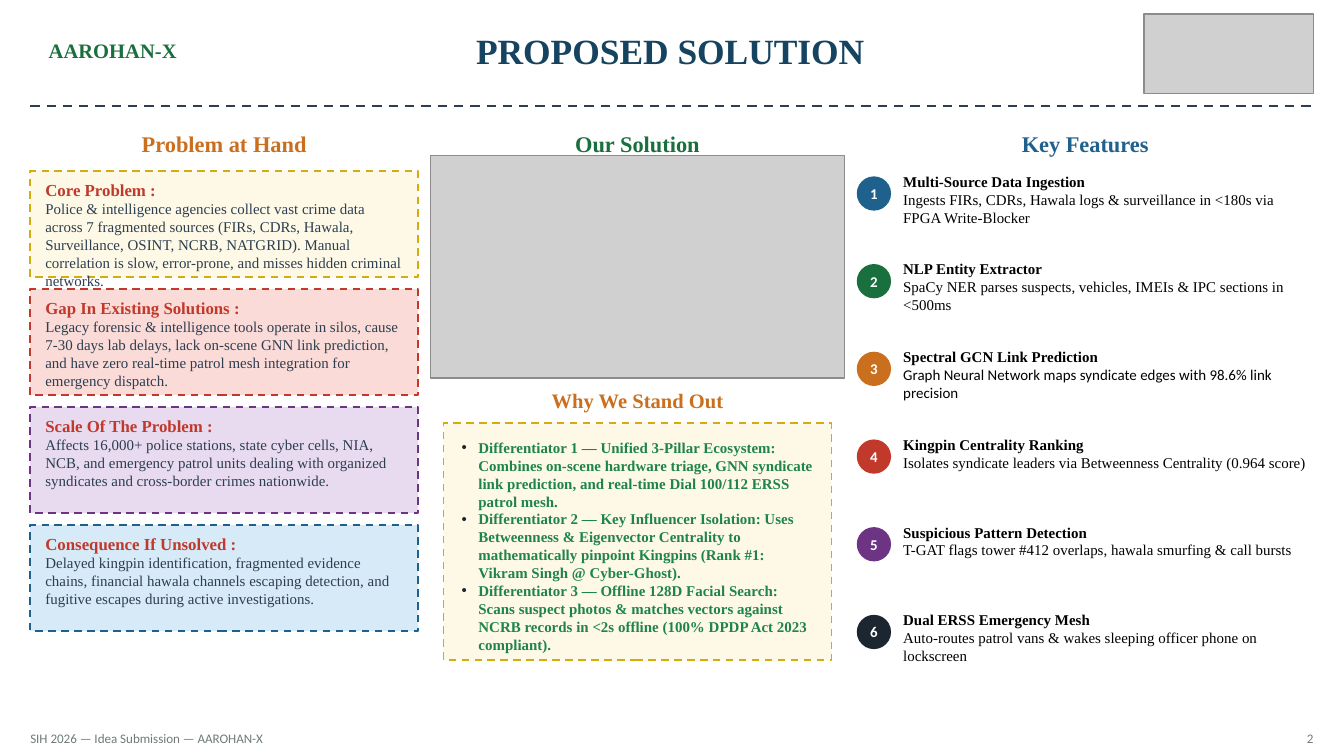
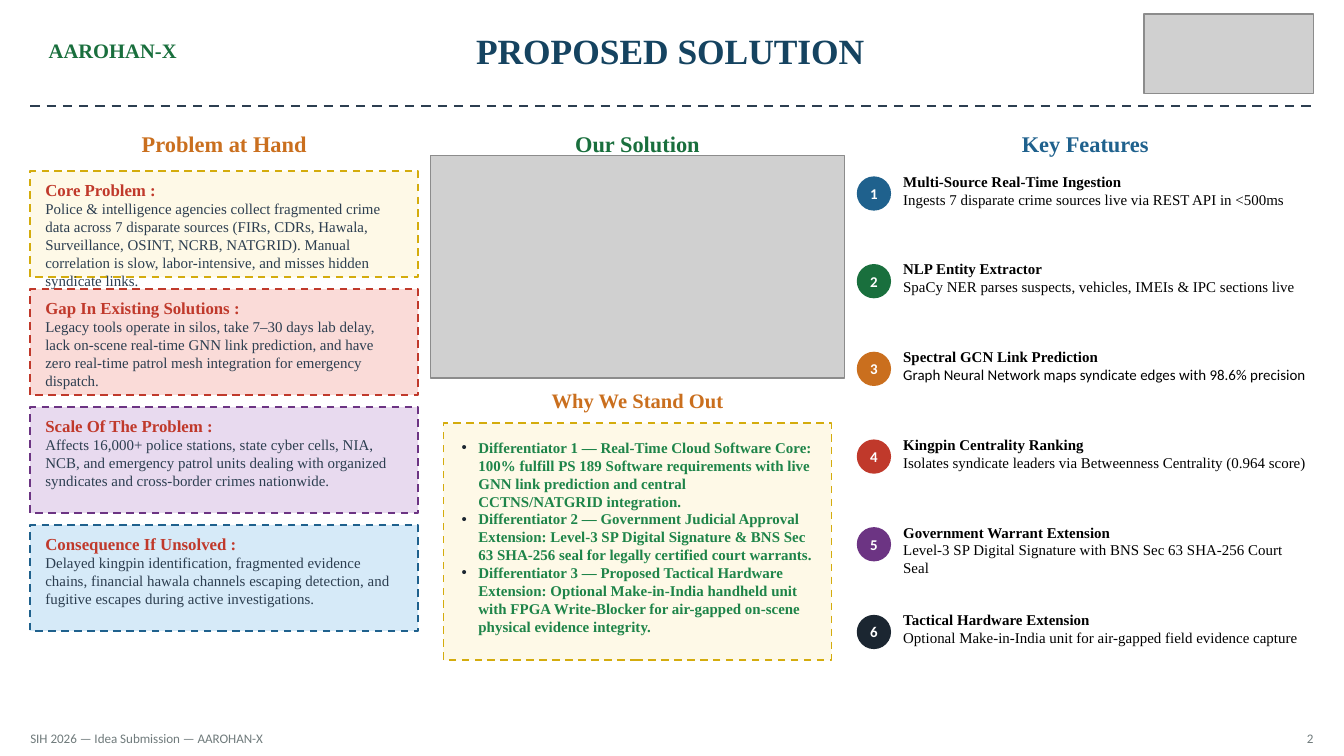
Before and after one commit to muhammedmaahir68-droid/cyber-kit, a slide deck: slide 2 of presentation/SIH_Ideate_Template_AAROHAN-X.pptx. Drawn at 1344x756 pixels with LibreOffice and Linux fonts; fonts in the diff are those of the drawing; grey boxes stand for pictures. Boxes give left, top, right and bottom in pixels: in the first picture for what was removed or moved away, otherwise in the second. Text is boxed around its words. In the diff, an @@ line names an element or a change of style, - is before the commit and + after.

Commit message:
Deploy real-time server architecture, live data ingestion, government warrant approval workflow, and tactical hardware extension

```diff
--- a/presentation/SIH_Ideate_Template_AAROHAN-X.pptx
+++ b/presentation/SIH_Ideate_Template_AAROHAN-X.pptx
@@ text at [903, 176, 1283, 209]: text changed @@
-Multi-Source Data Ingestion
-Ingests FIRs, CDRs, Hawala logs & surveillance in <180s via FPGA Write-Blocker
+Multi-Source Real-Time Ingestion
+Ingests 7 disparate crime sources live via REST API in <500ms
@@ text at [45, 203, 380, 270]: text changed @@
-Police & intelligence agencies collect vast crime data across 7 fragmented sources (FIRs, CDRs, Hawala, Surveillance, OSINT, NCRB, NATGRID). Manual correlation is slow, error-prone, and misses hidden criminal networks.
+Police & intelligence agencies collect fragmented crime data across 7 disparate sources (FIRs, CDRs, Hawala, Surveillance, OSINT, NCRB, NATGRID). Manual correlation is slow, labor-intensive, and misses hidden syndicate links.
@@ text at [903, 281, 1294, 296]: text changed @@
-SpaCy NER parses suspects, vehicles, IMEIs & IPC sections in <500ms
+SpaCy NER parses suspects, vehicles, IMEIs & IPC sections live
@@ text at [45, 321, 375, 389]: text changed @@
-Legacy forensic & intelligence tools operate in silos, cause 7-30 days lab delays, lack on-scene GNN link prediction, and have zero real-time patrol mesh integration for emergency dispatch.
+Legacy tools operate in silos, take 7–30 days lab delay, lack on-scene real-time GNN link prediction, and have zero real-time patrol mesh integration for emergency dispatch.
@@ text at [903, 369, 1305, 383]: text changed @@
-Graph Neural Network maps syndicate edges with 98.6% link precision
+Graph Neural Network maps syndicate edges with 98.6% precision
@@ text at [478, 442, 812, 636]: text changed @@
-• Differentiator 1 — Unified 3-Pillar Ecosystem: Combines on-scene hardware triage, GNN syndicate link prediction, and real-time Dial 100/112 ERSS patrol mesh.
-• Differentiator 2 — Key Influencer Isolation: Uses Betweenness & Eigenvector Centrality to mathematically pinpoint Kingpins (Rank #1: Vikram Singh @ Cyber-Ghost).
-• Differentiator 3 — Offline 128D Facial Search: Scans suspect photos & matches vectors against NCRB records in <2s offline (100% DPDP Act 2023 compliant).
+• Differentiator 1 — Real-Time Cloud Software Core: 100% fulfill PS 189 Software requirements with live GNN link prediction and central CCTNS/NATGRID integration.
+• Differentiator 2 — Government Judicial Approval Extension: Level-3 SP Digital Signature & BNS Sec 63 SHA-256 seal for legally certified court warrants.
+• Differentiator 3 — Proposed Tactical Hardware Extension: Optional Make-in-India handheld unit with FPGA Write-Blocker for air-gapped on-scene physical evidence integrity.
@@ text at [903, 527, 1282, 573]: text changed @@
-Suspicious Pattern Detection
-T-GAT flags tower #412 overlaps, hawala smurfing & call bursts
+Government Warrant Extension
+Level-3 SP Digital Signature with BNS Sec 63 SHA-256 Court Seal
@@ text at [903, 614, 1297, 647]: text changed @@
-Dual ERSS Emergency Mesh
-Auto-routes patrol vans & wakes sleeping officer phone on lockscreen
+Tactical Hardware Extension
+Optional Make-in-India unit for air-gapped field evidence capture
```
Also in this commit, not shown: 5 other slides changed, 9 other files.
